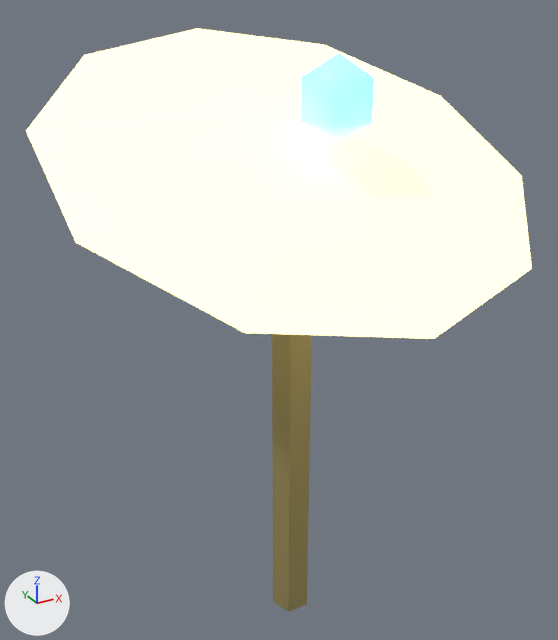
The glTF model public/assets/parts/dc_abs_dish.glb: old version first, new version second.
The view is the same before and after, from a 50 mm camera at (-0.303, -0.526, 0.575) aimed at (-0.003, 0.019, 0.302). The lights are fixed; the arrows at lower left show +X, +Y and +Z. The first picture is the older version. Where no turn or scale is listed for an object, it has been applied to the vertices. Vertices at exactly the same position are counted once.

The scene before the commit, as lines of its bpy script (objects in view):
```python
me_deep_kit = bpy.data.meshes.new('deep_kit')
me_deep_kit.from_pydata(...)  # 42 vertices, 72 faces; spans x -0.19..0.19, y -0.181..0.181, z -0.267..0.267
# faces by material slot: [16, 36, 20]
me_deep_kit.materials.append(mat_dc_metal_c8b878__1_0)  # yellow #c8b878
me_deep_kit.materials.append(mat_dc_glow_f2e2a0_ffe49a_1_8)  # beige #f2e2a0, glowing yellow #ffe49a
me_deep_kit.materials.append(mat_dc_glow_7affd8_7affd8_1_8)  # green #7affd8, glowing green #7affd8
ob_part_dc_abs_dish = bpy.data.objects.new('part.dc_abs_dish', me_deep_kit)
ob_part_dc_abs_dish.location = (0.0, 0.0, 0.267)
```
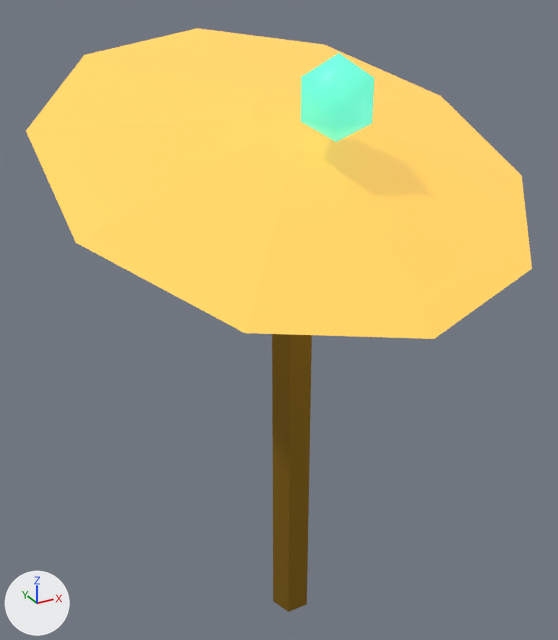
Location of each change, [x1, y1, x2, y2] in pixels of the pictures (558 x 640 px):
```json
{"part": 1, "of": "me_deep_kit", "change": "recoloured", "before": [272, 334, 312, 612], "after": [272, 334, 312, 612], "on screen": "darker"}
{"part": 2, "of": "me_deep_kit", "change": "recoloured", "before": [26, 28, 532, 339], "after": [26, 28, 532, 339], "on screen": "beige to yellow"}
{"part": 3, "of": "me_deep_kit", "change": "recoloured", "before": [301, 53, 374, 142], "after": [301, 53, 374, 142]}
```

Scene script edits in JSON lines:
```json
{"op": "add", "block": "mat_dc_glow_c89a2a_ffd070_0_6", "code": ["mat_dc_glow_c89a2a_ffd070_0_6 = principled_material('dc_glow_c89a2a_ffd070_0.6')", "mat_dc_glow_c89a2a_ffd070_0_6.base_color = (0.578, 0.323, 0.0232)  # yellow #c89a2a", "mat_dc_glow_c89a2a_ffd070_0_6.emission_color = (0.6, 0.378, 0.0972)  # orange #cba558", "mat_dc_glow_c89a2a_ffd070_0_6.emission_strength = 1.0"]}
{"op": "add", "block": "mat_dc_glow_2ab898_7affd8_0_7", "code": ["mat_dc_glow_2ab898_7affd8_0_7 = principled_material('dc_glow_2ab898_7affd8_0.7')", "mat_dc_glow_2ab898_7affd8_0_7.base_color = (0.0232, 0.479, 0.314)  # cyan #2ab898", "mat_dc_glow_2ab898_7affd8_0_7.emission_color = (0.136, 0.7, 0.481)  # green #67dab8", "mat_dc_glow_2ab898_7affd8_0_7.emission_strength = 1.0"]}
{"op": "add", "block": "mat_dc_metal_a8801f__1_0", "code": ["mat_dc_metal_a8801f__1_0 = principled_material('dc_metal_a8801f__1.0')", "mat_dc_metal_a8801f__1_0.base_color = (0.392, 0.216, 0.0137)  # yellow #a8801f", "mat_dc_metal_a8801f__1_0.metallic = 0.7", "mat_dc_metal_a8801f__1_0.roughness = 0.42"]}
{"block": "me_deep_kit", "where": "me_deep_kit.from_pydata(...)  # 42 vertices, 72 faces; spans x -0.19..0.19, y -0.181..0.181, z -0.267..0.267"}
{"block": "me_deep_kit", "where": "# used by ob_part_dc_abs_dish; location = (0.0, 0.0, 0.267)"}
{"block": "me_deep_kit", "change": "me_deep_kit part 1: all 16 faces that had it switch from mat_dc_metal_c8b878__1_0 (yellow #c8b878) to mat_dc_metal_a8801f__1_0 (yellow #a8801f)"}
{"block": "me_deep_kit", "change": "me_deep_kit part 2: all 36 faces that had it switch from mat_dc_glow_f2e2a0_ffe49a_1_8 (beige #f2e2a0, glowing yellow #ffe49a) to mat_dc_glow_c89a2a_ffd070_0_6 (yellow #c89a2a, glowing orange #cba558)"}
{"block": "me_deep_kit", "change": "me_deep_kit part 3: all 20 faces that had it switch from mat_dc_glow_7affd8_7affd8_1_8 (green #7affd8, glowing green #7affd8) to mat_dc_glow_2ab898_7affd8_0_7 (cyan #2ab898, glowing green #67dab8)"}
```
